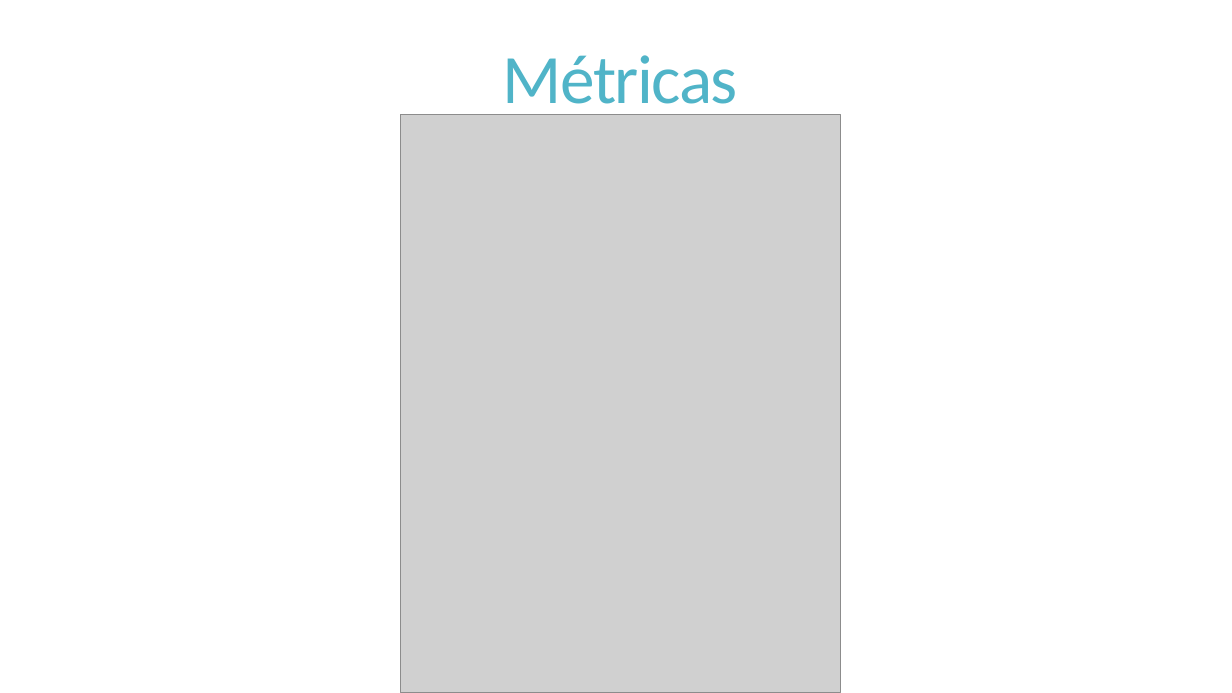
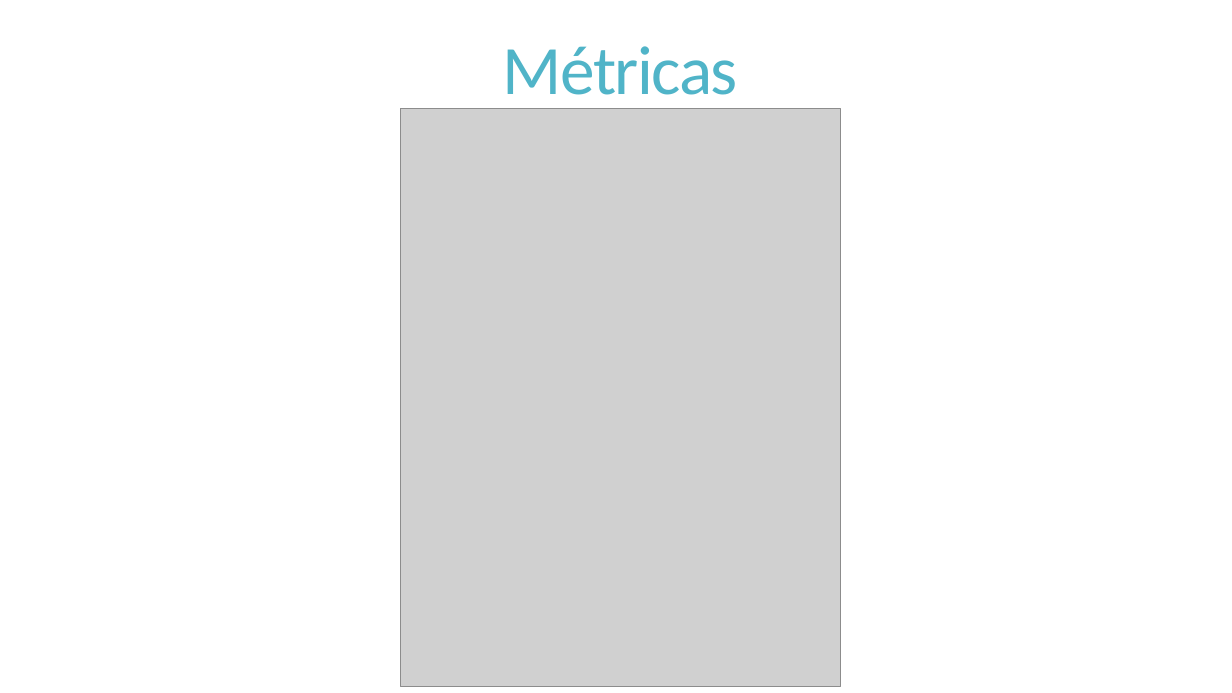
Before and after one commit to dschenkelman/a-malazan-wolvering, a slide deck: slide 5 of docs/Reuniones/Sprint 4/Reunion Formal 20131104/Reunion Formal.pptx. Drawn at 1232x693 pixels with LibreOffice and Linux fonts; fonts in the diff are those of the drawing; grey boxes stand for pictures. Boxes give left, top, right and bottom in pixels: in the first picture for what was removed or moved away, otherwise in the second. Text is boxed around its words. In the diff, an @@ line names an element or a change of style, - is before the commit and + after.

```diff
--- a/docs/Reuniones/Sprint 4/Reunion Formal 20131104/Reunion Formal.pptx
+++ b/docs/Reuniones/Sprint 4/Reunion Formal 20131104/Reunion Formal.pptx
@@ title "Métricas": place and size @@
-title "Métricas" at [503, 55, 738, 121]
+title "Métricas" at [503, 46, 738, 111]
@@ picture: place and size @@
-picture at [400, 115, 840, 693]
+picture at [400, 108, 840, 687]
```
Also in this commit, not shown: 2 other slides changed.
